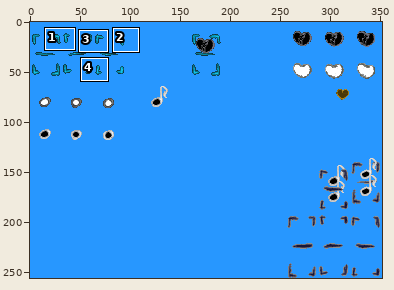
File history of a sprite sheet, gfx/cursor.png. Above: a wide view before the commit, with the close-up outlined.
Close-up. First the earlier version:
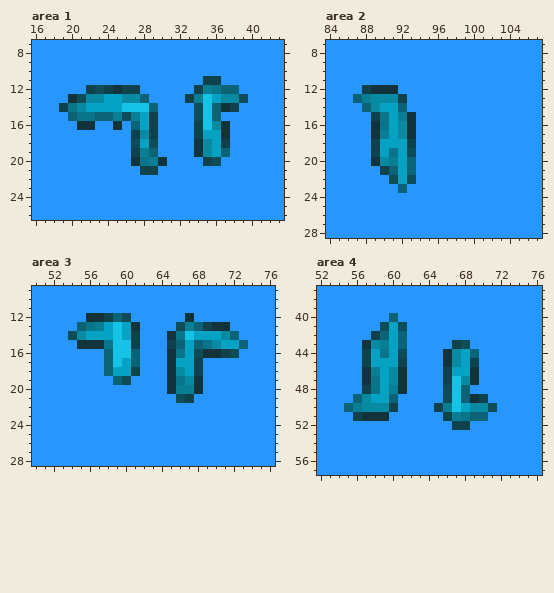
The file is 352x256 pixels. Colours within 5 levels of each other are drawn and written as one. Shown: area 1: x 16..43, y 7..26; area 2: x 84..107, y 7..28; area 3: x 50..76, y 9..28; area 4: x 52..76, y 37..57. The commit also changed other parts of the picture, which this record leaves out.
After:
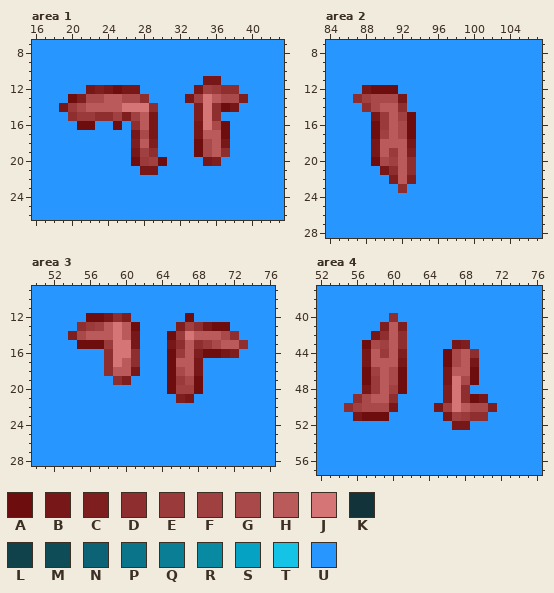
Palette (. is transparent): A #6d0d0d  B #771717  C #7e1e1e  D #8e2e2e  E #9a3a3a  F #a04040  G #a94949  H #ba5a5a  J #d57575  K #113339  L #10424c  M #0e4d58  N #0b6375  P #0a748b  Q #097e95  R #088aa3  S #05a2c3  T #14c3e6  U #2797ff
Difference:
{"where": "area 1"}
{"y":11,"x":35,"old":"LL","new":"BB"}
{"y":12,"x":22,"old":"LMLKLL","new":"BCBABB"}
{"y":12,"x":34,"old":"LQPNN","new":"BFEDD"}
{"y":13,"x":20,"old":"KMRRSSRRN","new":"ACGGHHGGD"}
{"y":13,"x":33,"old":"LQTSRRM","new":"BFJHGGC"}
{"y":14,"x":19,"old":"LPRSSSSTTTN","new":"BEGHHHHJJJD"}
{"y":14,"x":34,"old":"MTNKL","new":"CJDAB"}
{"y":15,"x":20,"old":"NPPNNQMQSL","new":"DEEDDFCFHB"}
{"y":15,"x":34,"old":"MTN","new":"CJD"}
{"y":16,"x":21,"old":"KK","new":"AA"}
{"y":16,"x":25,"old":"K","new":"A"}
{"y":16,"x":27,"old":"NSL","new":"DHB"}
{"y":16,"x":34,"old":"LTRK","new":"BJGA"}
{"y":17,"x":27,"old":"LRL","new":"BGB"}
{"y":17,"x":34,"old":"LSSK","new":"BHHA"}
{"y":18,"x":27,"old":"MSM","new":"CHC"}
{"y":18,"x":34,"old":"KRSL","new":"AGHB"}
{"y":19,"x":27,"old":"LQN","new":"BFD"}
{"y":19,"x":34,"old":"KRSN","new":"AGHD"}
{"y":20,"x":27,"old":"KPQK","new":"AEFA"}
{"y":20,"x":35,"old":"LM","new":"BC"}
{"y":21,"x":28,"old":"LL","new":"BB"}
{"where": "area 2"}
{"y":12,"x":88,"old":"LKKK","new":"BAAA"}
{"y":13,"x":87,"old":"NQRRRL","new":"DFGGGB"}
{"y":14,"x":88,"old":"NRSSN","new":"DGHHD"}
{"y":15,"x":89,"old":"LPSQK","new":"BEHFA"}
{"y":16,"x":89,"old":"KPSRK","new":"AEHGA"}
{"y":17,"x":89,"old":"KQSRK","new":"AFHGA"}
{"y":18,"x":89,"old":"LSSSL","new":"BHHHB"}
{"y":19,"x":89,"old":"LSPSM","new":"BHEHC"}
{"y":20,"x":89,"old":"KRQSN","new":"AGFHD"}
{"y":21,"x":90,"old":"LNSN","new":"BDHD"}
{"y":22,"x":91,"old":"MSM","new":"CHC"}
{"y":23,"x":92,"old":"N","new":"D"}
{"where": "area 3"}
{"y":12,"x":56,"old":"KKLNM","new":"AABDC"}
{"y":12,"x":67,"old":"K","new":"A"}
{"y":13,"x":55,"old":"NPQSTSK","new":"DEFHJHA"}
{"y":13,"x":66,"old":"MQNLKK","new":"CFDBAA"}
{"y":14,"x":54,"old":"MRSSSTSL","new":"CGHHHJHB"}
{"y":14,"x":65,"old":"KPTSSSRN","new":"AEJHHHGD"}
{"y":15,"x":55,"old":"KKKPTTL","new":"AAAEJJB"}
{"y":15,"x":65,"old":"LNSNPRSSN","new":"BDHDEGHHD"}
{"y":16,"x":58,"old":"NTTN","new":"DJJD"}
{"y":16,"x":65,"old":"KPSMKKLM","new":"AEHCAABC"}
{"y":17,"x":58,"old":"NTSN","new":"DJHD"}
{"y":17,"x":65,"old":"KSSL","new":"AHHB"}
{"y":18,"x":58,"old":"NSSL","new":"DHHB"}
{"y":18,"x":65,"old":"KRSL","new":"AGHB"}
{"y":19,"x":59,"old":"NM","new":"DC"}
{"y":19,"x":65,"old":"KPRK","new":"AEGA"}
{"y":20,"x":65,"old":"KQQK","new":"AFFA"}
{"y":21,"x":66,"old":"ML","new":"CB"}
{"where": "area 4"}
{"y":40,"x":60,"old":"N","new":"D"}
{"y":41,"x":59,"old":"MSM","new":"CHC"}
{"y":42,"x":58,"old":"LNSN","new":"BDHD"}
{"y":43,"x":57,"old":"KRQSN","new":"AGFHD"}
{"y":43,"x":67,"old":"LM","new":"BC"}
{"y":44,"x":57,"old":"LSPSM","new":"BHEHC"}
{"y":44,"x":66,"old":"KRSN","new":"AGHD"}
{"y":45,"x":57,"old":"LSSSL","new":"BHHHB"}
{"y":45,"x":66,"old":"KRSL","new":"AGHB"}
{"y":46,"x":57,"old":"KQSRK","new":"AFHGA"}
{"y":46,"x":66,"old":"LSSK","new":"BHHA"}
{"y":47,"x":57,"old":"KPSRK","new":"AEHGA"}
{"y":47,"x":66,"old":"LTRK","new":"BJGA"}
{"y":48,"x":57,"old":"LPSQK","new":"BEHFA"}
{"y":48,"x":66,"old":"MTN","new":"CJD"}
{"y":49,"x":56,"old":"NRSSN","new":"DGHHD"}
{"y":49,"x":66,"old":"MTNKL","new":"CJDAB"}
{"y":50,"x":55,"old":"NQRRRL","new":"DFGGGB"}
{"y":50,"x":65,"old":"LQTSRRM","new":"BFJHGGC"}
{"y":51,"x":56,"old":"LKKK","new":"BAAA"}
{"y":51,"x":66,"old":"LQPNN","new":"BFEDD"}
{"y":52,"x":67,"old":"LL","new":"BB"}
{"label":"changed","picture_box":[59,76,248,175]}
{"label":"changed","picture_box":[353,85,416,193]}
{"label":"changed","picture_box":[68,313,140,385]}
{"label":"changed","picture_box":[167,313,248,403]}
{"label":"changed","picture_box":[344,313,497,430]}
